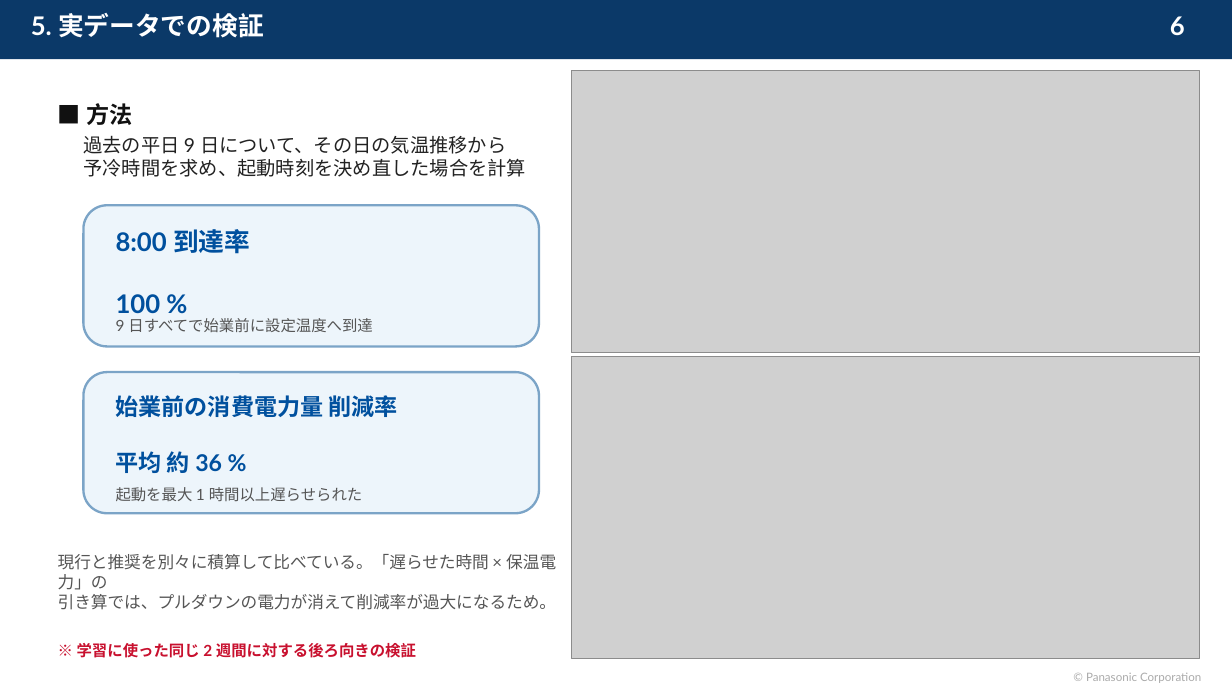
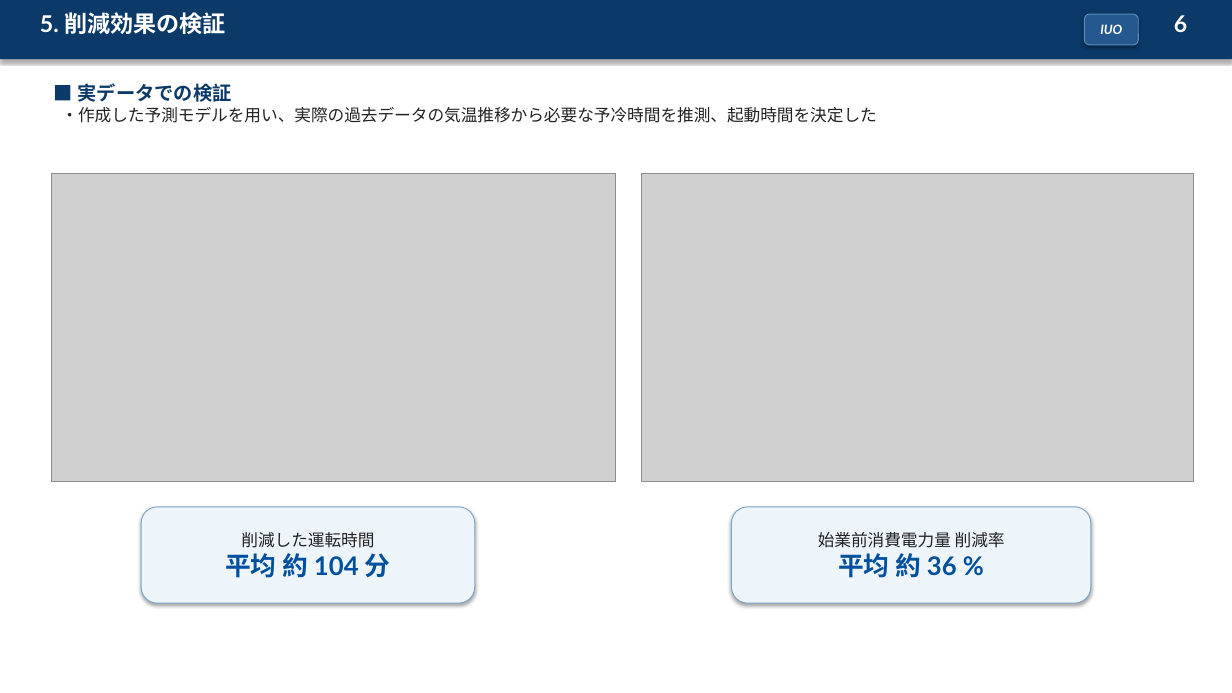
Before and after one commit to koshikai/koshikai, a slide deck: slide 6 of public/slides/hvac-precooling-slides.pptx. Drawn at 1232x693 pixels with LibreOffice and Linux fonts; fonts in the diff are those of the drawing; grey boxes stand for pictures. Boxes give left, top, right and bottom in pixels: in the first picture for what was removed or moved away, otherwise in the second. Text is boxed around its words. In the diff, an @@ line names an element or a change of style, - is before the commit and + after.

```diff
--- a/public/slides/hvac-precooling-slides.pptx
+++ b/public/slides/hvac-precooling-slides.pptx
@@ rectangle at (x1=0, y1=0, x2=1232, y2=59): shadow on @@
@@ rectangle added at (x1=0, y1=0, x2=1232, y2=693), fill #FFFFFF @@
@@ text at (x1=40, y1=12, x2=226, y2=34): text changed; size 20 to 18 pt @@
-5. 実データでの検証
+5. 削減効果の検証
@@ rounded rectangle added at (x1=1085, y1=14, x2=1139, y2=44), fill #24588E, outline #5E8DBE 0.75 pt, 10 pt, text #FFFFFF, bold, italic @@
+IUO
@@ text "6" at (x1=1174, y1=15, x2=1187, y2=32): size 20 to 18 pt @@
@@ text at (x1=61, y1=83, x2=876, y2=123): text changed; size 15 to 13 pt @@
-過去の平日 9 日について、その日の気温推移から
-予冷時間を求め、起動時刻を決め直した場合を計算
+■ 実データでの検証
+・作成した予測モデルを用い、実際の過去データの気温推移から必要な予冷時間を推測、起動時間を決定した
@@ picture removed at (x1=571, y1=70, x2=1201, y2=353) @@
@@ text removed at (x1=86, y1=103, x2=132, y2=125) @@
-■ 方法
@@ picture added at (x1=52, y1=174, x2=616, y2=482) @@
@@ picture added at (x1=641, y1=174, x2=1193, y2=482) @@
@@ rounded rectangle removed at (x1=83, y1=205, x2=539, y2=347) @@
@@ text removed at (x1=116, y1=229, x2=250, y2=314) @@
-8:00 到達率
-100 %
@@ text removed at (x1=116, y1=318, x2=372, y2=332) @@
-9 日すべてで始業前に設定温度へ到達
@@ picture removed at (x1=571, y1=357, x2=1201, y2=658) @@
@@ rounded rectangle removed at (x1=83, y1=372, x2=539, y2=514) @@
@@ text removed at (x1=116, y1=487, x2=363, y2=501) @@
-起動を最大 1 時間以上遅らせられた
@@ rounded rectangle added at (x1=141, y1=507, x2=475, y2=604), fill #EDF5FB, outline #7BA4C7 0.75 pt, 13 pt, text #222222 @@
+削減した運転時間
+平均 約 104 分
@@ rounded rectangle "始業前消費電力量 削減率" resized from (x1=116, y1=395, x2=398, y2=473) to (x1=732, y1=507, x2=1092, y2=604) @@
@@ rounded rectangle "始業前消費電力量 削減率" at (x1=732, y1=507, x2=1092, y2=604): vertical alignment top to middle; fill none to #EDF5FB; outline none to #7BA4C7 0.75 pt; shadow on @@
@@ text in rounded rectangle at (x1=818, y1=532, x2=1005, y2=548): text changed; size 18 to 13 pt; text colour #00509E to #222222; bold off @@
-始業前の消費電力量 削減率
+始業前消費電力量 削減率
@@ text removed at (x1=58, y1=554, x2=556, y2=610) @@
-現行と推奨を別々に積算して比べている。「遅らせた時間 × 保温電力」の
-引き算では、プルダウンの電力が消えて削減率が過大になるため。
@@ text in rounded rectangle at (x1=838, y1=553, x2=957, y2=578): size 18 to 20 pt in "平均 約 36 %"; alignment left to centre @@
@@ text removed at (x1=77, y1=643, x2=416, y2=658) @@
-※ 学習に使った同じ 2 週間に対する後ろ向きの検証
@@ text removed at (x1=1086, y1=673, x2=1201, y2=683) @@
-© Panasonic Corporation
```
Also in this commit, not shown: 3 other slides changed, 5 slides added, 5 slides removed, 2 other files.
